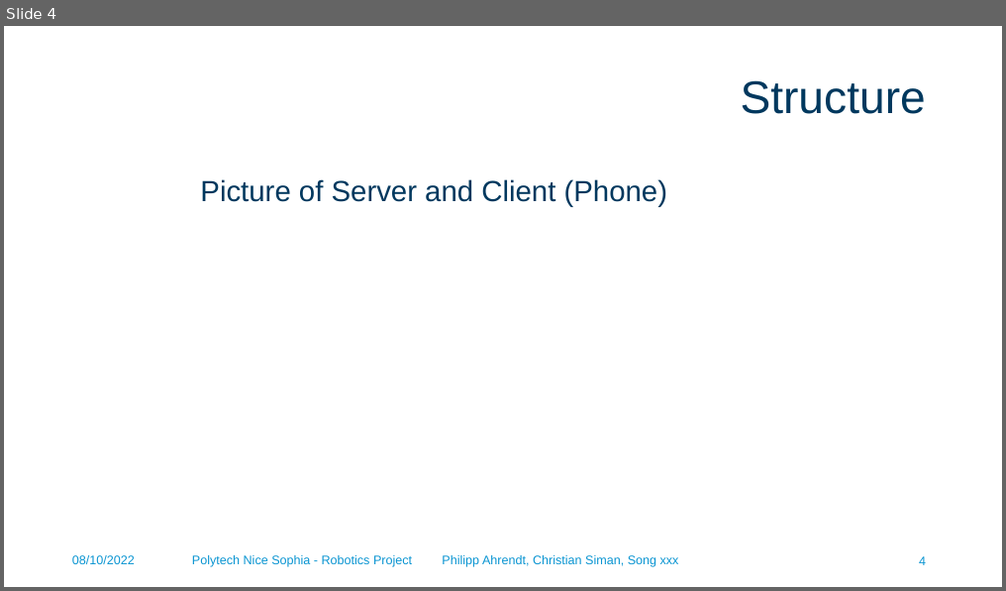
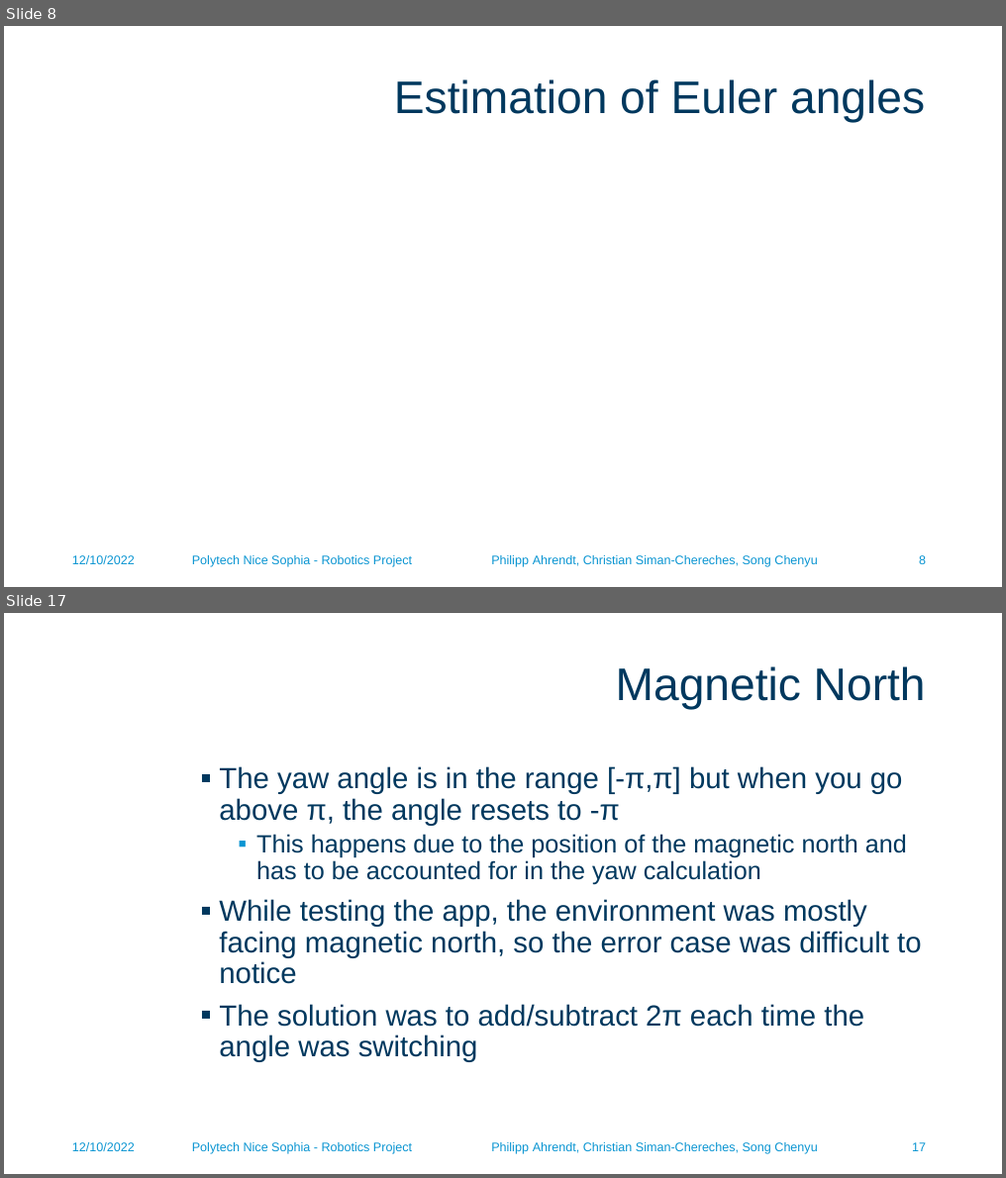
Before and after one commit to phiahr/accel_mouse, a slide deck: Robotics project.pptx. Shown one above the other, each under a label of ours: slide 4 before the commit, slides 8 and 17 after it; the slides between them are not shown. The pictures are 1006x591 and 1006x1178 pixels, drawn with LibreOffice and Linux fonts; fonts in the diff are those of the drawing; grey boxes stand for pictures; background and template pictures are left out. Boxes give left, top, right and bottom in pixels: in the first picture for what was removed or moved away, otherwise in the second. Text is boxed around its words. In the diff, an @@ line names an element or a change of style, - is before the commit and + after.

```diff
--- a/Robotics project.pptx
+++ b/Robotics project.pptx
@@ slide 17 added at (4, 613, 1002, 1174), background #FFFFFF @@
@@ title added at (616, 666, 926, 710), 44 pt, text #00385E @@
+Magnetic North
@@ text added at (219, 766, 921, 1062), 28 pt, text #00385E @@
+▪ The yaw angle is in the range [-π,π] but when you go above π, the angle resets to -π
+  ▪ This happens due to the position of the magnetic north and has to be accounted for in the yaw calculation
+▪ While testing the app, the environment was mostly facing magnetic north, so the error case was difficult to notice
+▪ The solution was to add/subtract 2π each time the angle was switching
@@ text added at (72, 1143, 135, 1152), 12 pt, text #0A95D2 @@
+12/10/2022
@@ text added at (192, 1143, 817, 1155), 12 pt, text #0A95D2 @@
+Polytech Nice Sophia - Robotics Project Philipp Ahrendt, Christian Siman-Chereches, Song Chenyu
@@ page number added at (912, 1143, 926, 1152), 12 pt, text #0A95D2 @@
+17
@@ what was slide 4 is now slide 8 @@
@@ slide 8 changed as well @@
@@ title at (394, 79, 925, 123): text changed @@
-Structure
+Estimation of Euler angles
@@ text removed at (200, 179, 668, 207) @@
-Picture of Server and Client (Phone)
@@ text at (72, 556, 135, 565): text changed @@
-08/10/2022
+12/10/2022
@@ text at (192, 556, 817, 568): text changed @@
-Polytech Nice Sophia - Robotics Project Philipp Ahrendt, Christian Siman, Song xxx
+Polytech Nice Sophia - Robotics Project Philipp Ahrendt, Christian Siman-Chereches, Song Chenyu
@@ page number removed at (919, 557, 926, 566) @@
-4
@@ page number added at (919, 556, 926, 565), 12 pt, text #0A95D2 @@
+8
```
Also in this commit, not shown: 7 other slides changed, 15 other slides added, 2 slides removed, 5 other files.
